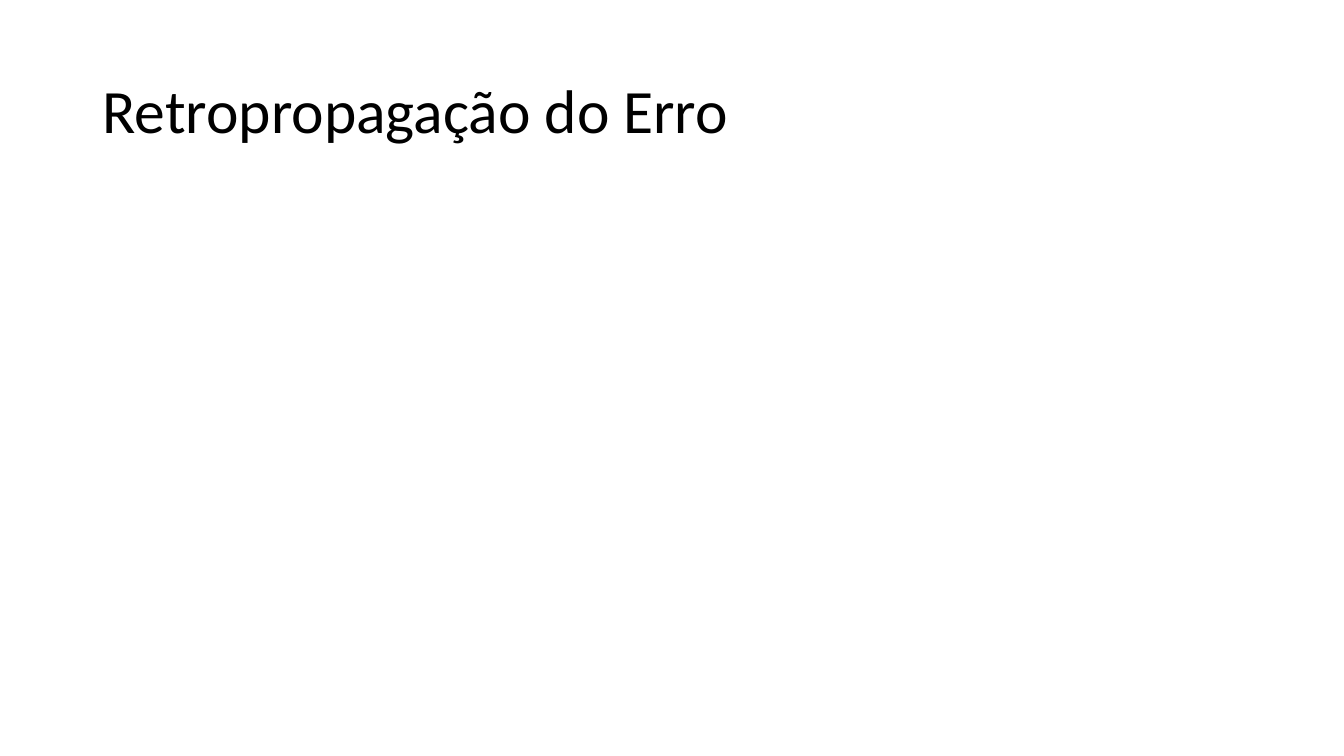
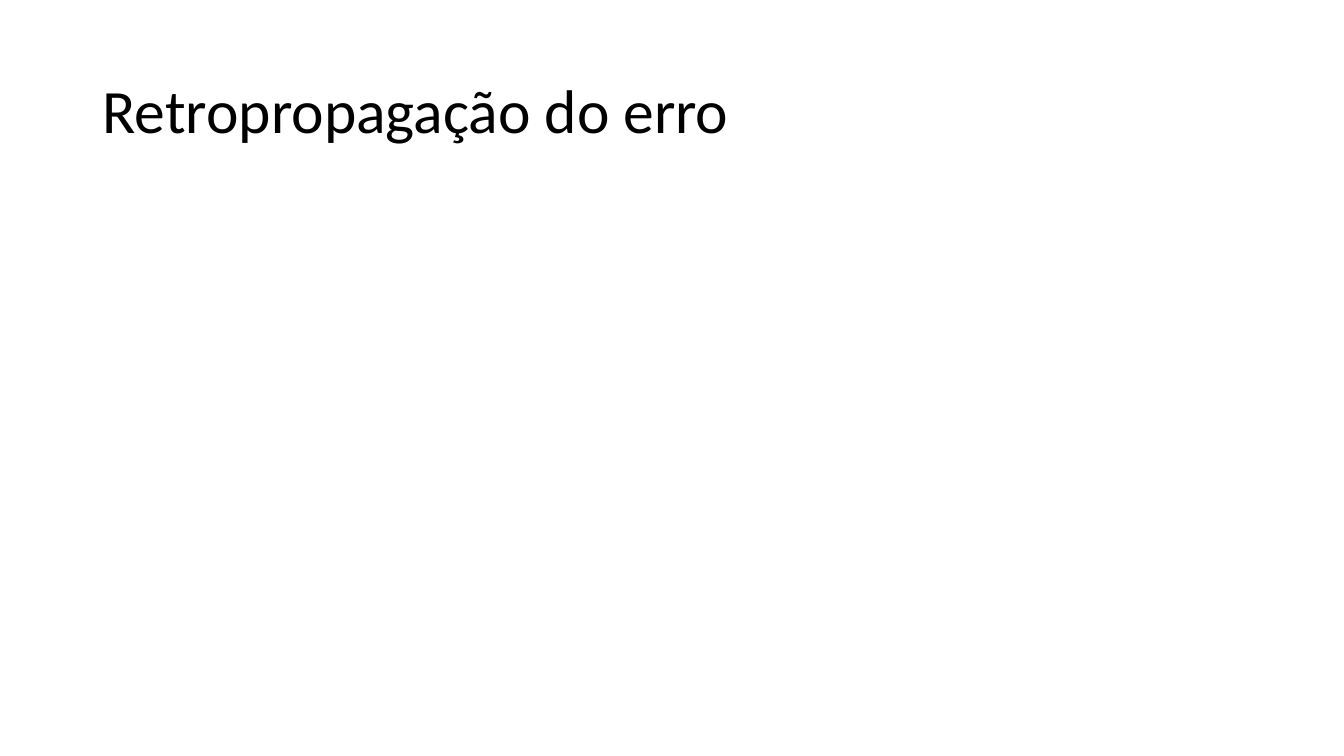
Before and after one commit to zz4fap/t320_aprendizado_de_maquina, a slide deck: slide 18 of slides/T320_Redes_Neurais_Artificiais (Parte III).pptx (slide 20 before the commit). Drawn at 1344x756 pixels with LibreOffice and Linux fonts; fonts in the diff are those of the drawing; grey boxes stand for pictures. Boxes give left, top, right and bottom in pixels: in the first picture for what was removed or moved away, otherwise in the second. Text is boxed around its words. In the diff, an @@ line names an element or a change of style, - is before the commit and + after.

```diff
--- a/slides/T320_Redes_Neurais_Artificiais (Parte III).pptx
+++ b/slides/T320_Redes_Neurais_Artificiais (Parte III).pptx
@@ title at <box>102,90,728,144</box>: text changed @@
-Retropropagação do Erro
+Retropropagação do erro
```
Also in this commit, not shown: 6 other slides changed, 2 slides added, 3 slides removed, 1 other file.
